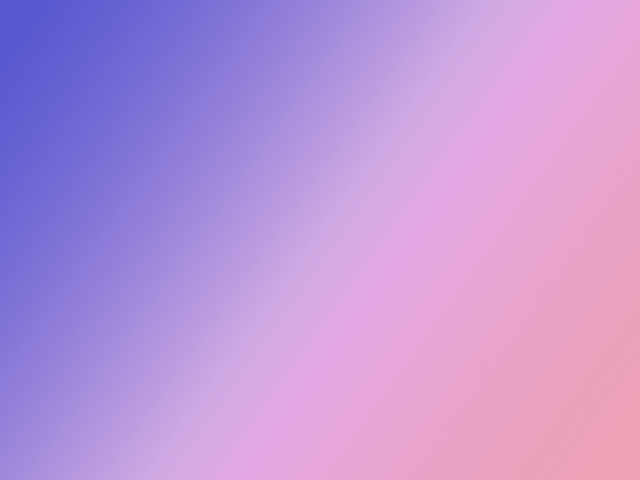
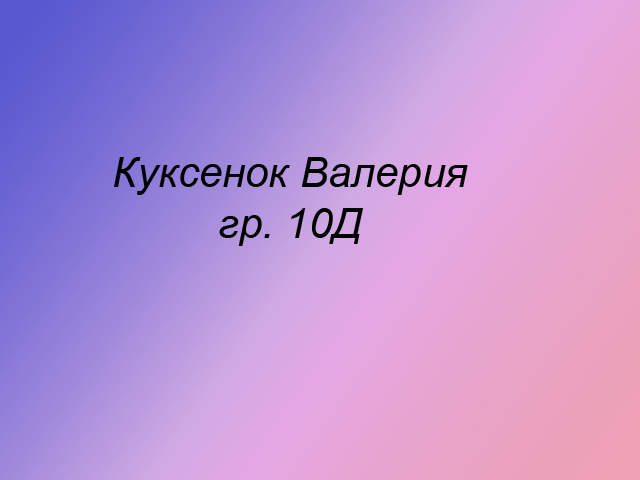
Revision of a layered 640×480 image; what changed, layer by layer:
added layer "Куксенок Валерия гр. 10Д" above "Задний план" over [114, 157, 468, 246]
added layer "Задний план" over [114, 157, 468, 246]
